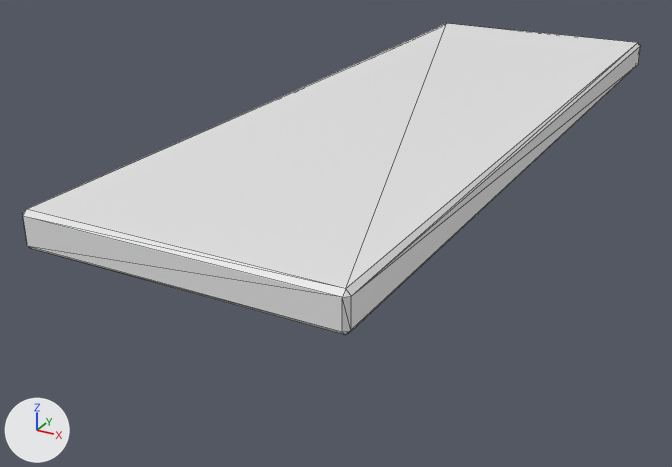
The glTF model public/models/glb/environments/machine/Bed_rough.glb as it was, and as the next commit left it.
Camera for both pictures: a camera (50 mm lens) standing at (0.92, -2.1, 1.4) and looking at (-0.18, -0.09, 0.4). Lighting does not change. The marker at lower left points along +X, +Y and +Z. Mesh edges are drawn as thin lines.

Names of what the first picture shows: 'Bed'.
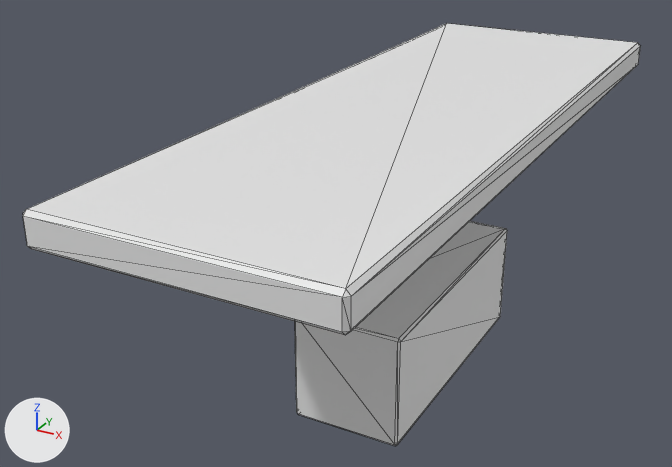
The change, as JSON lines over the scene's bpy script:
```json
{"op": "add", "block": "me_立方体_007", "code": ["me_立方体_007 = bpy.data.meshes.new('立方体.007')", "me_立方体_007.from_pydata(...)  # 24 vertices, 44 faces; spans x -0.144..0.144, y -0.375..0.375, z 0.0..0.303"]}
{"op": "add", "block": "ob_base", "code": ["ob_base = bpy.data.objects.new('Base', me_立方体_007)", "ob_base.location = (0.0, 0.0, 0.0)"]}
```

Location of each change, [x1, y1, x2, y2] in pixels of the pictures (672 x 467 px):
```json
{"object": "Base", "change": "added", "after": [295, 221, 507, 446]}
```
